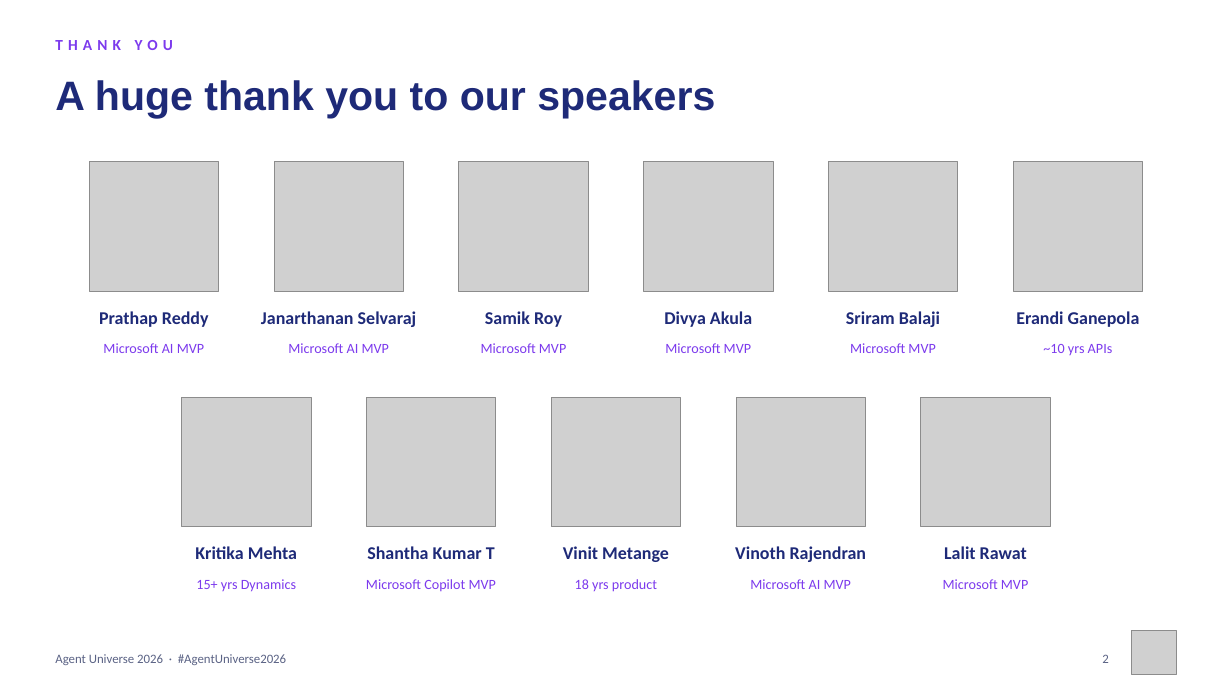
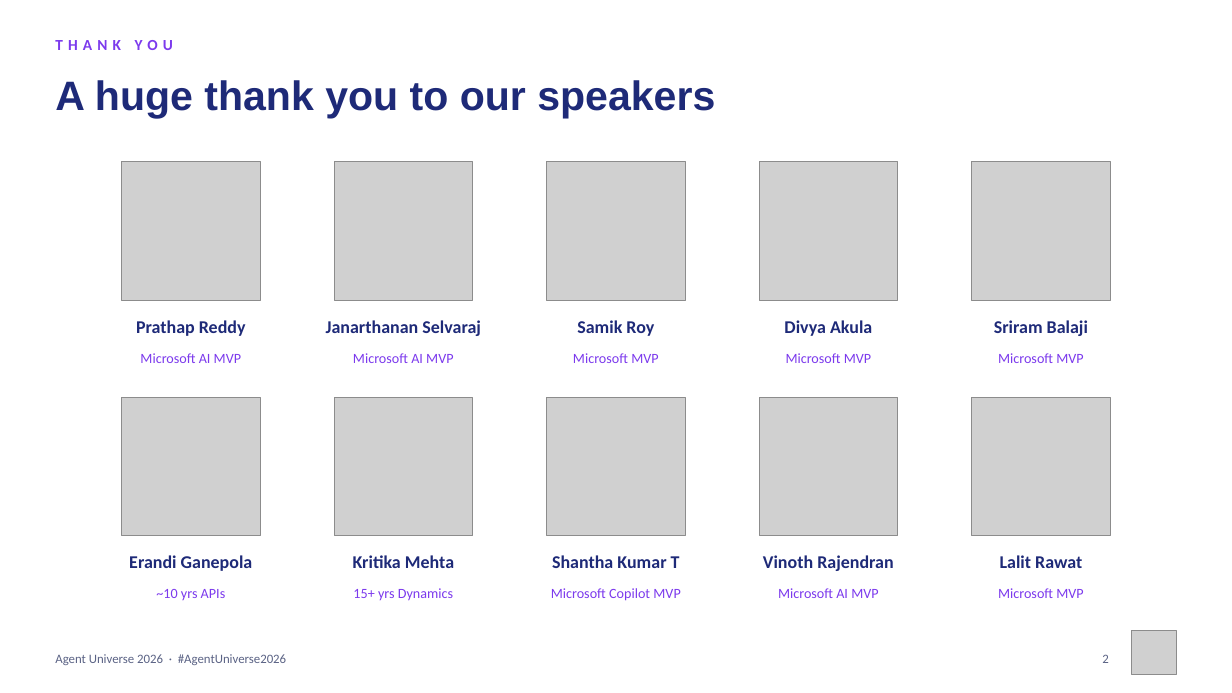
Before and after one commit to prathapm14/agent-universe-2026, a slide deck: slide 2 of slides/agent-universe-2026-closing.pptx. Drawn at 1232x693 pixels with LibreOffice and Linux fonts; fonts in the diff are those of the drawing; grey boxes stand for pictures; background and template pictures are left out. Boxes give left, top, right and bottom in pixels: in the first picture for what was removed or moved away, otherwise in the second. Text is boxed around its words. In the diff, an @@ line names an element or a change of style, - is before the commit and + after.

```diff
--- a/slides/agent-universe-2026-closing.pptx
+++ b/slides/agent-universe-2026-closing.pptx
@@ picture: place and size @@
-picture at <box>90,162,219,291</box>
+picture at <box>122,162,261,300</box>
@@ picture: place and size @@
-picture at <box>274,162,404,291</box>
+picture at <box>335,162,473,300</box>
@@ picture: place and size @@
-picture at <box>459,162,589,291</box>
+picture at <box>547,162,686,300</box>
@@ picture: place and size @@
-picture at <box>644,162,774,291</box>
+picture at <box>760,162,898,300</box>
@@ picture: place and size @@
-picture at <box>829,162,958,291</box>
+picture at <box>972,162,1111,300</box>
@@ text "Prathap Reddy": place and size @@
-text "Prathap Reddy" at <box>99,311,209,327</box>
+text "Prathap Reddy" at <box>136,320,246,336</box>
@@ text "Janarthanan Selvaraj": place and size @@
-text "Janarthanan Selvaraj" at <box>261,311,417,327</box>
+text "Janarthanan Selvaraj" at <box>326,320,481,336</box>
@@ text "Samik Roy": place and size @@
-text "Samik Roy" at <box>485,311,562,327</box>
+text "Samik Roy" at <box>577,320,654,336</box>
@@ text "Divya Akula": place and size @@
-text "Divya Akula" at <box>664,311,752,327</box>
+text "Divya Akula" at <box>784,320,872,336</box>
@@ text "Sriram Balaji": place and size @@
-text "Sriram Balaji" at <box>846,311,940,327</box>
+text "Sriram Balaji" at <box>994,320,1088,336</box>
@@ text "Microsoft AI MVP": place and size @@
-text "Microsoft AI MVP" at <box>103,343,204,353</box>
+text "Microsoft AI MVP" at <box>140,353,241,363</box>
@@ text "Microsoft AI MVP": place and size @@
-text "Microsoft AI MVP" at <box>288,343,389,353</box>
+text "Microsoft AI MVP" at <box>353,353,453,363</box>
@@ text "Microsoft MVP": place and size @@
-text "Microsoft MVP" at <box>481,343,566,353</box>
+text "Microsoft MVP" at <box>573,353,658,363</box>
@@ text "Microsoft MVP": place and size @@
-text "Microsoft MVP" at <box>665,343,751,353</box>
+text "Microsoft MVP" at <box>786,353,871,363</box>
@@ text "Microsoft MVP": place and size @@
-text "Microsoft MVP" at <box>850,343,935,353</box>
+text "Microsoft MVP" at <box>998,353,1083,363</box>
@@ picture: place and size @@
-picture at <box>1014,162,1143,291</box>
+picture at <box>122,397,261,536</box>
@@ picture: place and size @@
-picture at <box>182,397,311,527</box>
+picture at <box>335,397,473,536</box>
@@ picture: place and size @@
-picture at <box>367,397,496,527</box>
+picture at <box>547,397,686,536</box>
@@ picture removed at <box>552,397,681,527</box> @@
@@ picture: place and size @@
-picture at <box>737,397,866,527</box>
+picture at <box>760,397,898,536</box>
@@ picture: place and size @@
-picture at <box>921,397,1051,527</box>
+picture at <box>972,397,1111,536</box>
@@ text "Erandi Ganepola": place and size @@
-text "Erandi Ganepola" at <box>1016,311,1140,327</box>
+text "Erandi Ganepola" at <box>129,555,253,571</box>
@@ text "Kritika Mehta": place and size @@
-text "Kritika Mehta" at <box>195,546,297,559</box>
+text "Kritika Mehta" at <box>353,555,454,568</box>
@@ text "Shantha Kumar T": place and size @@
-text "Shantha Kumar T" at <box>367,546,495,559</box>
+text "Shantha Kumar T" at <box>552,555,680,568</box>
@@ text removed at <box>563,546,669,562</box> @@
-Vinit Metange
@@ text "Vinoth Rajendran": place and size @@
-text "Vinoth Rajendran" at <box>735,546,866,562</box>
+text "Vinoth Rajendran" at <box>763,555,893,571</box>
@@ text "Lalit Rawat": place and size @@
-text "Lalit Rawat" at <box>944,546,1027,559</box>
+text "Lalit Rawat" at <box>1000,555,1082,568</box>
@@ text "~10 yrs APIs": place and size @@
-text "~10 yrs APIs" at <box>1043,344,1113,355</box>
+text "~10 yrs APIs" at <box>156,589,226,600</box>
@@ text "15+ yrs Dynamics": place and size @@
-text "15+ yrs Dynamics" at <box>196,579,296,592</box>
+text "15+ yrs Dynamics" at <box>353,588,453,601</box>
@@ text "Microsoft Copilot MVP": place and size @@
-text "Microsoft Copilot MVP" at <box>366,579,496,592</box>
+text "Microsoft Copilot MVP" at <box>551,588,680,601</box>
@@ text removed at <box>575,579,657,592</box> @@
-18 yrs product
@@ text at <box>778,588,878,598</box>: text changed @@
-Microsoft MVP
+Microsoft AI MVP
@@ text at <box>998,588,1083,598</box>: text changed @@
-Microsoft AI MVP
+Microsoft MVP
```
Also in this commit, not shown: 5 other slides changed, 2 slides added, 1 other file.
